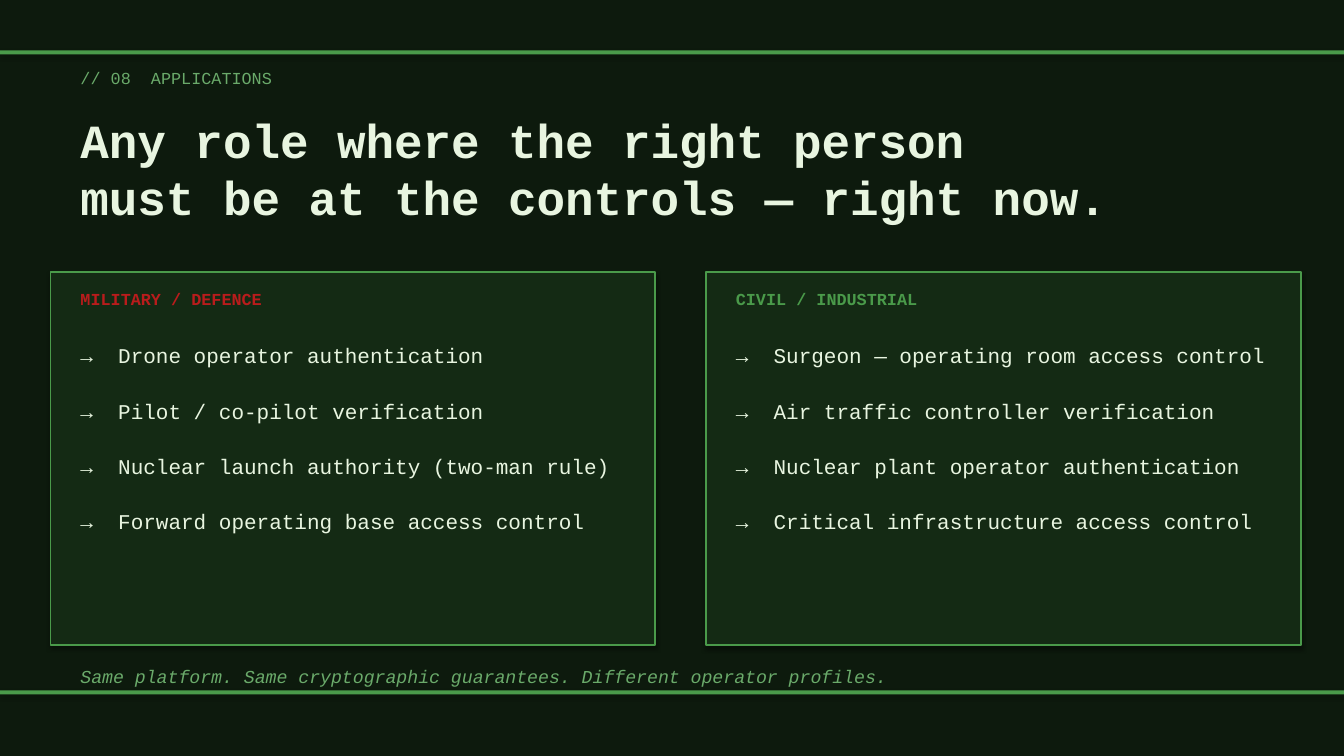
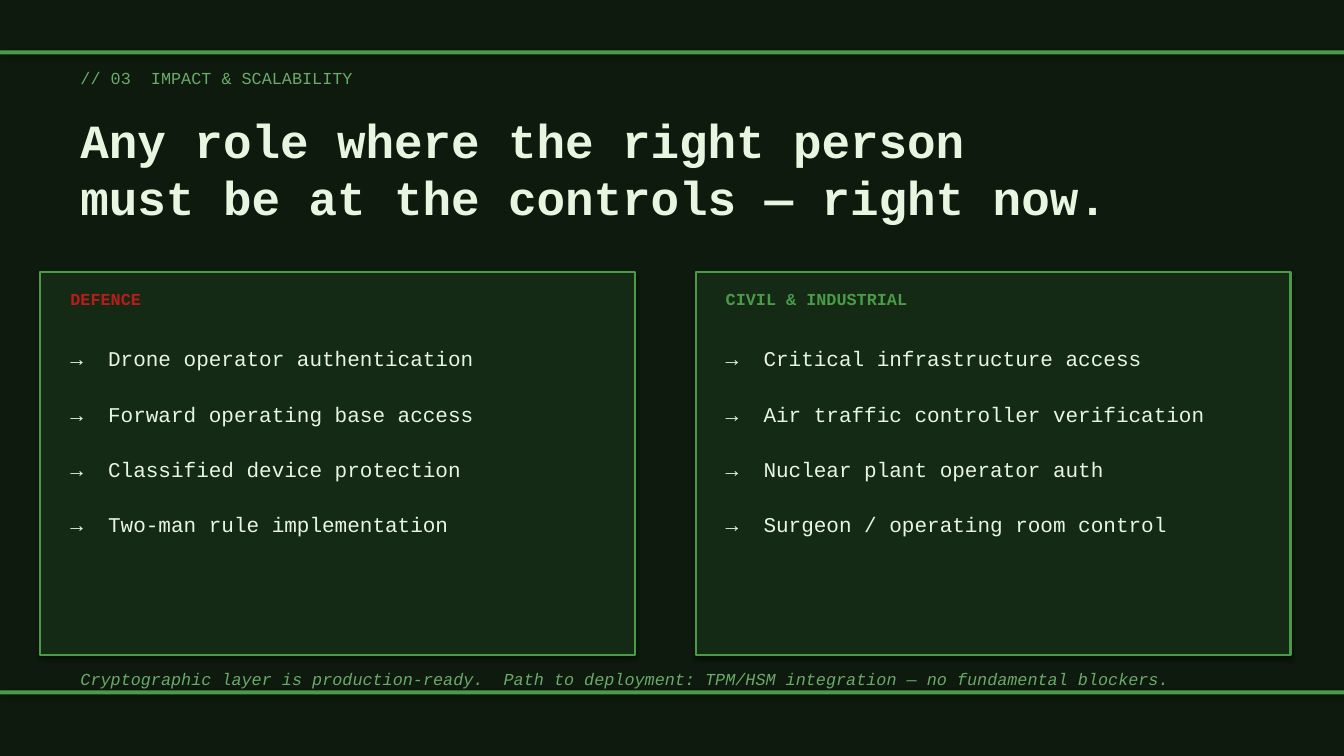
Before and after one commit to IosifSramec/biokey, a slide deck: slide 4 of BioKey_Presentation.pptx (slide 9 before the commit). Drawn at 1344x756 pixels with LibreOffice and Linux fonts; fonts in the diff are those of the drawing. Boxes give left, top, right and bottom in pixels: in the first picture for what was removed or moved away, otherwise in the second. Text is boxed around its words. In the diff, an @@ line names an element or a change of style, - is before the commit and + after.

```diff
--- a/BioKey_Presentation.pptx
+++ b/BioKey_Presentation.pptx
@@ text at [111,73,353,84]: text changed @@
-// 08 APPLICATIONS
+// 03 IMPACT & SCALABILITY
@@ rectangle: place and size @@
-rectangle at [50,272,655,645]
+rectangle at [40,272,635,655]
@@ text at [70,294,141,305]: text changed @@
-MILITARY / DEFENCE
+DEFENCE
@@ rectangle: place and size @@
-rectangle at [706,272,1301,645]
+rectangle at [696,272,1291,655]
@@ text at [726,294,907,305]: text changed @@
-CIVIL / INDUSTRIAL
+CIVIL & INDUSTRIAL
@@ text "→ Drone operator authentication": place and size @@
-text "→ Drone operator authentication" at [118,348,483,368]
+text "→ Drone operator authentication" at [108,351,473,371]
@@ text at [764,351,1142,366]: text changed @@
-→ Surgeon — operating room access control
+→ Critical infrastructure access
@@ text at [108,407,474,427]: text changed @@
-→ Forward operating base access control
+→ Forward operating base access
@@ text removed at [118,404,483,424] @@
-→ Pilot / co-pilot verification
@@ text "→ Air traffic controller verification": place and size @@
-text "→ Air traffic controller verification" at [774,404,1214,419]
+text "→ Air traffic controller verification" at [764,407,1204,422]
@@ text at [108,462,461,482]: text changed @@
-→ Nuclear launch authority (two-man rule)
+→ Classified device protection
@@ text at [764,462,1103,482]: text changed @@
-→ Nuclear plant operator authentication
+→ Nuclear plant operator auth
@@ text added at [108,517,448,537], 15 pt, text #E8F5E0 @@
+→ Two-man rule implementation
@@ text at [764,517,1166,537]: text changed @@
-→ Critical infrastructure access control
+→ Surgeon / operating room control
@@ text at [80,673,1169,689]: text changed; size 13 to 12 pt @@
-Same platform. Same cryptographic guarantees. Different operator profiles.
+Cryptographic layer is production-ready. Path to deployment: TPM/HSM integration — no fundamental blockers.
```
Also in this commit, not shown: 2 slides added, 8 slides removed, 4 other files.
